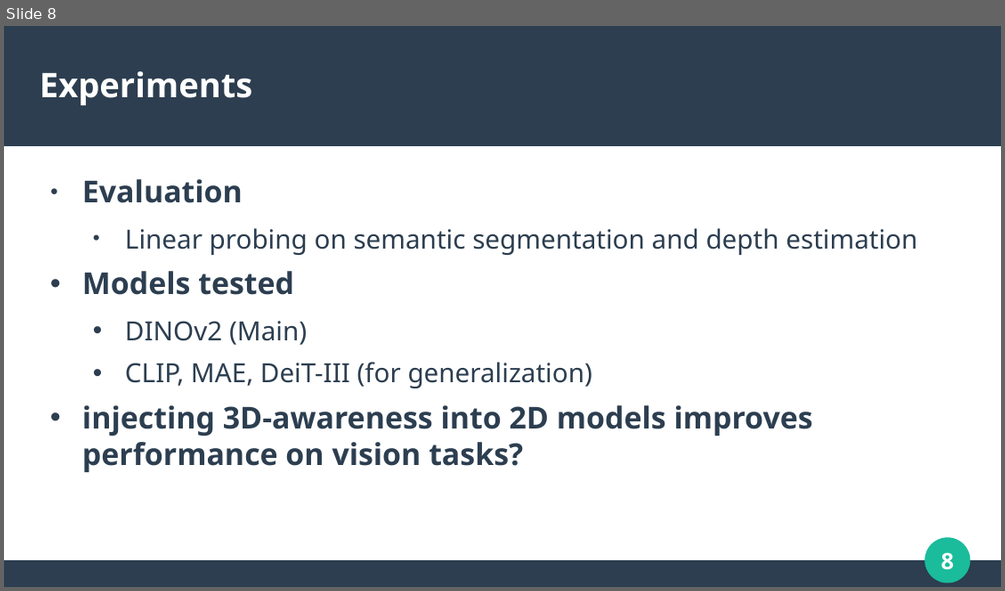
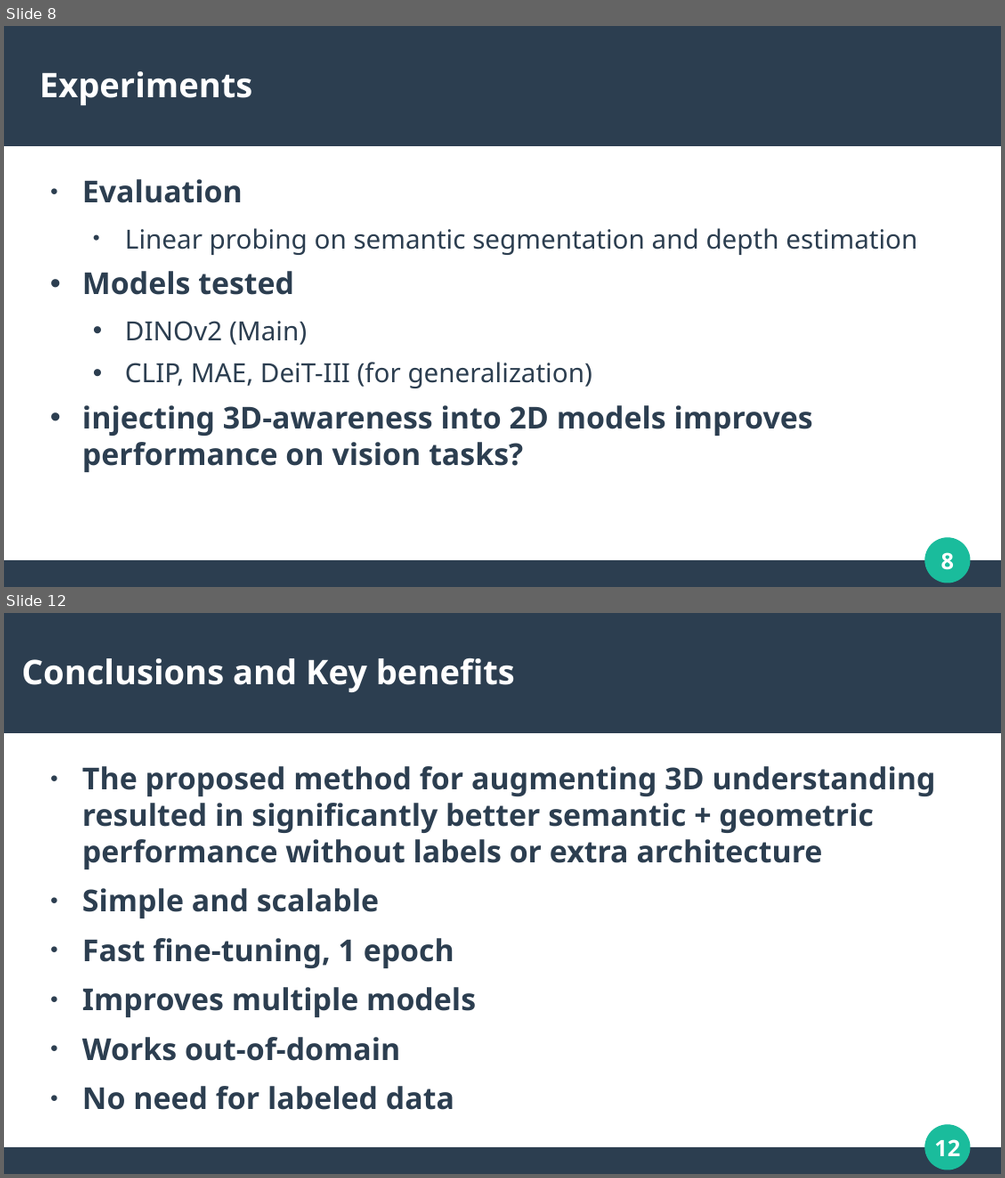
Before and after one commit to LuigiBrosNin/Luizo-s-notes, a slide deck: content/Master first year/Computer vision/cv_presentation.odp. Shown one above the other, each under a label of ours: slide 8 before the commit, slides 8 and 12 after it; the slides between them are not shown. The pictures are 1005x591 and 1005x1178 pixels, drawn with LibreOffice and Linux fonts; fonts in the diff are those of the drawing. Boxes give left, top, right and bottom in pixels: in the first picture for what was removed or moved away, otherwise in the second. Text is boxed around its words. In the diff, an @@ line names an element or a change of style, - is before the commit and + after.

```diff
--- a/content/Master first year/Computer vision/cv_presentation.odp
+++ b/content/Master first year/Computer vision/cv_presentation.odp
@@ slide 12 added at [4, 613, 1001, 1174], background #FFFFFF; not listed: 4 template elements that a slide beside it also shows @@
@@ title added at [22, 658, 515, 692], 27 pt, text #FFFFFF, bold @@
+Conclusions and Key benefits
@@ text added at [82, 766, 936, 1110], 24 pt, text #2C3E50, bold @@
+● The proposed method for augmenting 3D understanding resulted in significantly better semantic + geometric performance without labels or extra architecture
+● Simple and scalable
+● Fast fine-tuning, 1 epoch
+● Improves multiple models
+● Works out-of-domain
+● No need for labeled data
```
Also in this commit, not shown: 1 slide changed, 2 other slides added, 1 other file.
